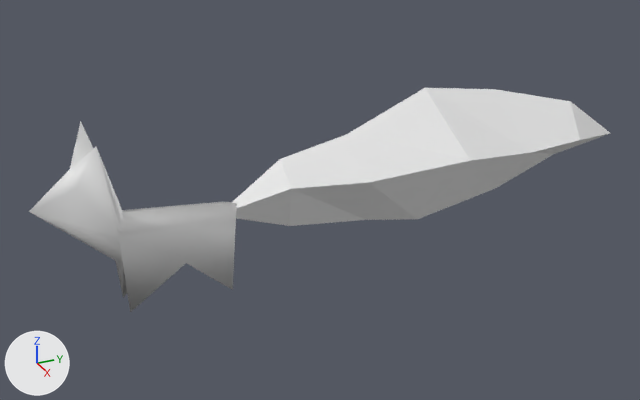
The Blender file assets/lisek.blend, before and after one commit.
Both versions are drawn from a camera (50 mm lens) standing at (3.74, -0.65, 2.23) and looking at (-0.05, 1.05, 0.34). The lights are fixed; the arrows at lower left show +X, +Y and +Z.

The first picture shows 'Lisek', 'Ogon'.
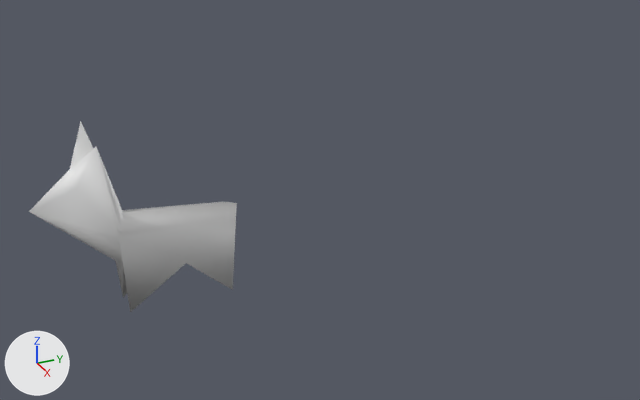
What differs and where, as boxes (x1, y1, x2, y2) in the pictures (640 x 400 px):
```json
{"object": "Ogon", "change": "deleted", "before": [231, 88, 610, 226]}
```

Scene script edits in JSON lines:
```json
{"op": "remove", "block": "ob_ogon", "code": ["ob_ogon = bpy.data.objects.new('Ogon', me_ogon)", "ob_ogon.location = (0.0, 0.672, 0.384)", "ob_ogon.scale = (0.147, 0.147, 0.147)"]}
```
